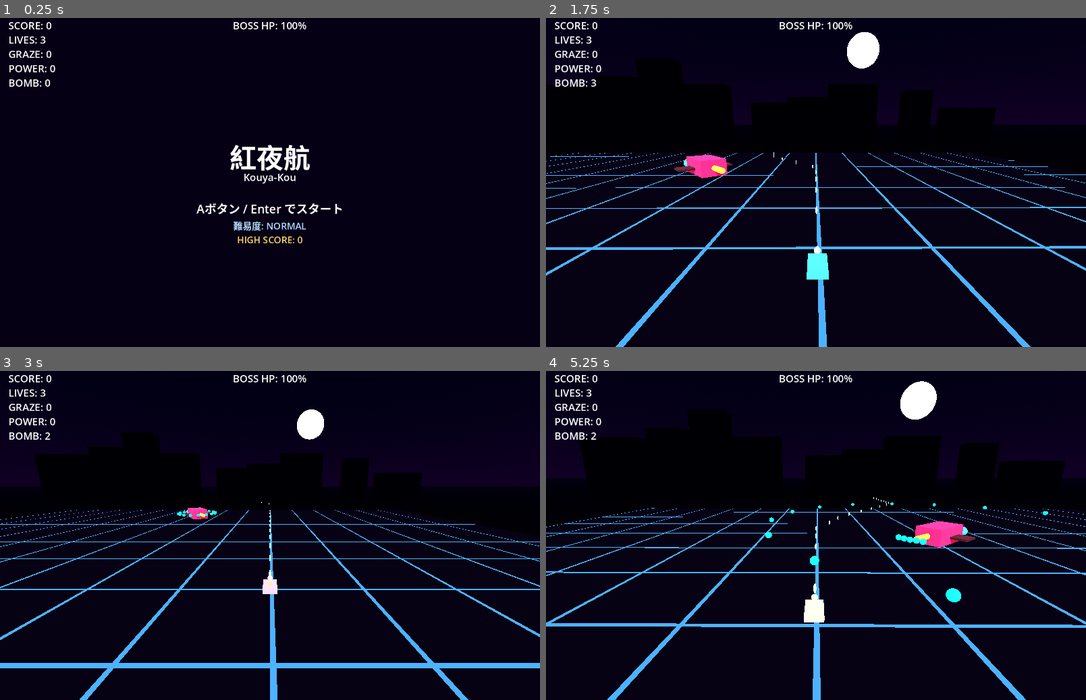
Above: before the commit, frames 1-4 (two rows, left to right).
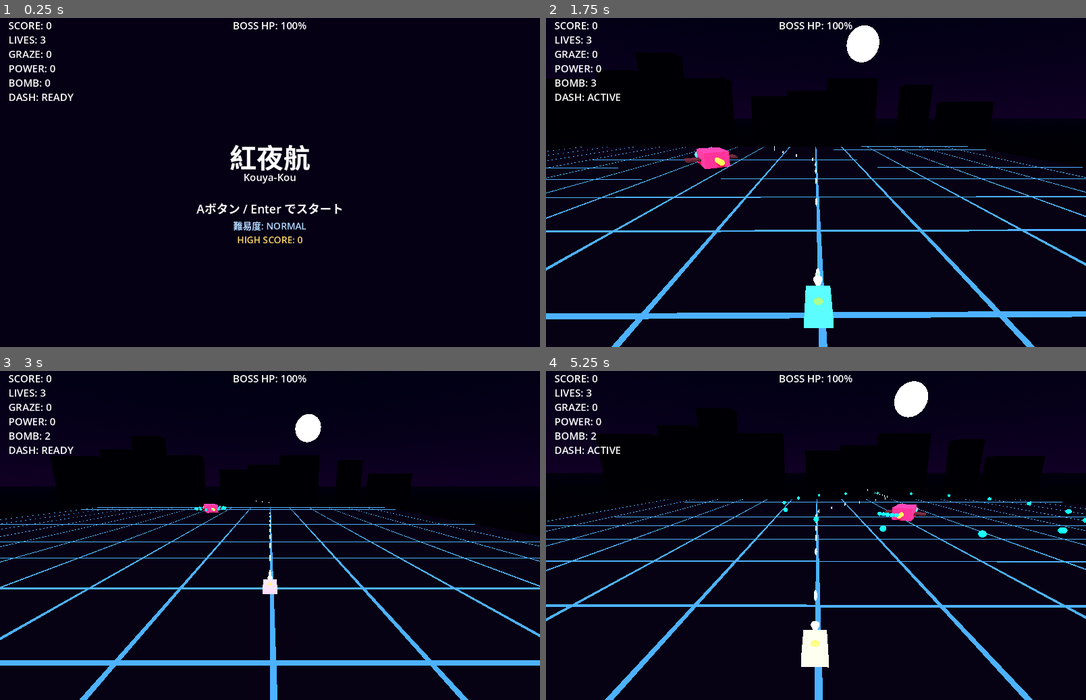
Above: after the commit, the same moments.

Repository: fillu87gyc/kyk
Game: Godot game, scene res://scenes/main.tscn
The game is run twice, just before and just after one commit, with the same random seed, the same clock (stepped at 60 frames per second) and the same inputs.
Inputs:
- Up to frame 1 (0.25 s): no input
- Up to frame 2 (1.75 s): tap Enter at 0.5 s; hold D (move_right) 0.53-1.28 s; hold Space (boost) 0.53-1.28 s; tap Shift (focus) at 0.8, 1.35 s; hold S (move_down) from 1.28 s (still down); tap Ctrl (dash, bound only after the commit) at 1.55 s
- Up to frame 3 (3 s): release S (move_down) at 2.03 s; hold D (move_right) 2.03-2.78 s; hold Space (boost) 2.03-2.78 s; tap Ctrl (dash, bound only after the commit) at 2.1 s; hold W (move_up) from 2.78 s (still down); tap X (bomb) at 2.85 s
- Up to frame 4 (5.25 s): tap Shift (focus) at 3.05, 4.35 s; release W (move_up) at 3.53 s; hold Space (boost) 3.53-4.28 s; hold A (move_left) 3.53-5.03 s; tap Ctrl (dash, bound only after the commit) at 3.8, 5.1 s; tap Space (boost) at 4.55 s; hold S (move_down) from 5.03 s (still down); hold Shift (focus) from 5.03 s (still down)

The runs differ from the first frame. In frame 1, 0.1% of the frame differs, in the area x 1-14%, y 22-26%; in frame 2, 9.9%; in frame 3, 4.2%; in frame 4, 11%, in the area x 0-100%, y 3-100%.

Commit message:
緊急ダッシュ回避（突進＋無敵＋クールダウン）を追加
DashController（純粋ロジック）で発動・無敵時間・クールダウンの状態遷移を管理し、
player.gd に dash 入力（Ctrl/ジョイパッド1）を結線。既存の無敵タイマーを再利用し、
HUDにダッシュ状態（READY/ACTIVE/COOLDOWN）を表示。CUJ-17として単体7本・E2E2本を追加し、
TESTING.md/README.mdの集計を更新。

Diff:
--- /dev/null
+++ b/core/dash_controller.gd
@@ -0,0 +1,38 @@
+class_name DashController
+
+# 仮値。Layer B（Steam Deck実機）での操作感確認を経て調整する前提の暫定パラメータ。
+const DASH_DURATION := 0.18 # 突進＋無敵が続く時間
+const DASH_SPEED := 22.0 # 突進速度（BOOST_SPEEDより速い瞬間移動寄りの速度）
+const DASH_COOLDOWN := 1.2 # 次のダッシュが撃てるまでの待機時間
+
+var _active := false
+var _timer := 0.0
+var _cooldown_timer := 0.0
+
+func can_dash() -> bool:
+	return not _active and _cooldown_timer <= 0.0
+
+# 発動できればタイマーをセットして true を返す。クールダウン中/発動中は false。
+func trigger() -> bool:
+	if not can_dash():
+		return false
+	_active = true
+	_timer = DASH_DURATION
+	_cooldown_timer = DASH_COOLDOWN
+	return true
+
+func update(delta: float) -> void:
+	if _active:
+		_timer -= delta
+		if _timer <= 0.0:
+			_active = false
+	if _cooldown_timer > 0.0:
+		_cooldown_timer -= delta
+
+func is_active() -> bool:
+	return _active
+
+func cooldown_ratio() -> float:
+	if DASH_COOLDOWN <= 0.0:
+		return 0.0
+	return clamp(_cooldown_timer / DASH_COOLDOWN, 0.0, 1.0)
--- a/project.godot
+++ b/project.godot
@@ -58,6 +58,10 @@
 "deadzone": 0.5,
 "events": [Object(InputEventKey,"resource_local_to_scene":false,"resource_name":"","device":-1,"window_id":0,"alt_press …(337 unchanged characters)…
 }
+dash={
+"deadzone": 0.5,
+"events": [Object(InputEventKey,"resource_local_to_scene":false,"resource_name":"","device":-1,"window_id":0,"alt_pressed":false,"shift_pressed":false,"ctrl_pressed":false,"meta_pressed":false,"pressed":false,"keycode":0,"physical_keycode":4194326,"key_label":0,"unicode":0,"echo":false,"script":null), Object(InputEventJoypadButton,"resource_local_to_scene":false,"resource_name":"","device":-1,"button_index":1,"pressure":0.0,"pressed":false,"script":null)]
+}
 
 [physics]
 
--- a/scenes/game.tscn
+++ b/scenes/game.tscn
@@ -128,6 +128,14 @@
 theme_override_font_sizes/font_size = 24
 text = "BOMB: 0"
 
+[node name="DashLabel" type="Label" parent="HUD"]
+offset_left = 20.0
+offset_top = 190.0
+offset_right = 300.0
+offset_bottom = 220.0
+theme_override_font_sizes/font_size = 24
+text = "DASH: READY"
+
 [node name="BossHpLabel" type="Label" parent="HUD"]
 anchors_preset = 8
 anchor_left = 0.5
--- a/scripts/game.gd
+++ b/scripts/game.gd
@@ -35,6 +35,7 @@
 @onready var _graze_label: Label = $HUD/GrazeLabel
 @onready var _power_label: Label = $HUD/PowerLabel
 @onready var _bombs_label: Label = $HUD/BombsLabel
+@onready var _dash_label: Label = $HUD/DashLabel
 @onready var _boss_hp_label: Label = $HUD/BossHpLabel
 @onready var _spell_label: Label = $HUD/SpellLabel
 
@@ -95,6 +96,7 @@
 		_presenter.global_position, _presenter.get_hit_radius(BOSS_HIT_RADIUS))
 	_presenter.tick(delta)
 	_update_camera(delta)
+	_update_dash_hud()
 
 func _try_use_bomb() -> void:
 	if _player.use_bomb():
@@ -167,3 +169,12 @@
 	_graze_label.text = "GRAZE: %d" % _player.graze
 	_power_label.text = "POWER: %d" % WeaponLogic.power_from_graze(_player.graze)
 	_bombs_label.text = "BOMB: %d" % _player.bombs
+	_update_dash_hud()
+
+func _update_dash_hud() -> void:
+	if _player.is_dashing():
+		_dash_label.text = "DASH: ACTIVE"
+	elif _player.can_dash():
+		_dash_label.text = "DASH: READY"
+	else:
+		_dash_label.text = "DASH: COOLDOWN"
--- a/scripts/player.gd
+++ b/scripts/player.gd
@@ -7,6 +7,8 @@
 var graze := 0
 var bombs := 0
 var is_boosting := false
+var _dash := DashController.new()
+var _dash_velocity := Vector3.ZERO
 var _invincible := false
 var _invincible_timer := 0.0
 var _debug_hitbox_visible := false
@@ -37,8 +39,16 @@
 	if focused != _was_focused:
 		_presenter.on_focus_changed(focused)
 		_was_focused = focused
-	var target_velocity := PlayerLogic.calc_velocity(raw, focused, delta, is_boosting)
-	velocity = PlayerLogic.apply_inertia(velocity, target_velocity, delta)
+
+	_dash.update(delta)
+	if Input.is_action_just_pressed("dash"):
+		trigger_dash(raw)
+
+	if _dash.is_active():
+		velocity = _dash_velocity
+	else:
+		var target_velocity := PlayerLogic.calc_velocity(raw, focused, delta, is_boosting)
+		velocity = PlayerLogic.apply_inertia(velocity, target_velocity, delta)
 	move_and_slide()
 	position = PlayerLogic.clamp_position(position)
 	_presenter.tick(delta)
@@ -59,6 +69,23 @@
 	_presenter.on_graze()
 	emit_signal("graze_triggered")
 
+func trigger_dash(direction: Vector2 = Vector2.ZERO) -> bool:
+	if not _dash.trigger():
+		return false
+	_dash_velocity = Vector3.ZERO
+	if direction.length() > 0.0:
+		_dash_velocity = Vector3(direction.x, 0.0, direction.y).normalized() * DashController.DASH_SPEED
+	_invincible = true
+	_invincible_timer = max(_invincible_timer, DashController.DASH_DURATION)
+	_update_hitbox_visual()
+	return true
+
+func is_dashing() -> bool:
+	return _dash.is_active()
+
+func can_dash() -> bool:
+	return _dash.can_dash()
+
 func use_bomb() -> bool:
 	if bombs <= 0:
 		return false
--- a/tests/e2e/test_e2e_game_loop.gd
+++ b/tests/e2e/test_e2e_game_loop.gd
@@ -25,6 +25,8 @@
 #   E2E-22 グレイズでパワー表示が増える            … CUJ-12
 #   E2E-25 ボムで周囲の弾が消え残機は減らない       … CUJ-16
 #   E2E-26 被弾・グレイズ・ボス撃破でパーティクルが発生する … CUJ-15
+#   E2E-27 緊急ダッシュで無敵になり連続発動できない        … CUJ-17
+#   E2E-28 ダッシュ表示がHUDに反映される                  … CUJ-17
 #
 # ノードは独自スクリプトのメンバーへ動的アクセスするため、型注釈を付けず Variant で扱う。
 extends GutTest
@@ -275,3 +277,31 @@
 
 	_game._boss_state.take_damage(BossStateMachine.MAX_HP)
 	assert_true(_game._defeat_particles.emitting, "ボス撃破で撃破パーティクルが発生する")
+
+# E2E-27 ---------------------------------------------------------------
+func test_dash_grants_invincibility_and_blocks_immediate_retrigger() -> void:
+	_game.start(777)
+	var p = _player()
+	assert_false(p.is_dashing(), "開始直後はダッシュ中ではない")
+	var triggered: bool = p.trigger_dash(Vector2(1, 0))
+	assert_true(triggered, "通常状態からはダッシュが発動できる")
+	assert_true(p.is_dashing(), "発動直後はダッシュ中になる")
+	var hit_before: int = p.lives
+	p.take_hit() # ダッシュの無敵中なので無視されるはず
+	assert_eq(p.lives, hit_before, "ダッシュ中の無敵で被弾が無効になる")
+	var retriggered: bool = p.trigger_dash(Vector2(1, 0))
+	assert_false(retriggered, "発動中・クールダウン中の再発動は失敗する")
+
+# E2E-28 ---------------------------------------------------------------
+func test_dash_label_reflects_dash_state() -> void:
+	_game.start(777)
+	var p = _player()
+	var dash_label = _game.get_node("HUD/DashLabel")
+	_game._update_dash_hud()
+	assert_eq(dash_label.text, "DASH: READY", "開始直後はダッシュ可能表示")
+	p.trigger_dash(Vector2(1, 0))
+	_game._update_dash_hud()
+	assert_eq(dash_label.text, "DASH: ACTIVE", "発動中はACTIVE表示")
+	p._physics_process(DashController.DASH_DURATION + 0.01) # 発動終了、クールダウン中
+	_game._update_dash_hud()
+	assert_eq(dash_label.text, "DASH: COOLDOWN", "発動終了直後はCOOLDOWN表示")
--- a/tests/e2e/test_e2e_main_flow.gd
+++ b/tests/e2e/test_e2e_main_flow.gd
@@ -8,7 +8,7 @@
 #   E2E-11  ゲームオーバーでタイトルへ復帰   … CUJ-7
 #   E2E-23  ステージクリアでタイトルへ復帰   … CUJ-11
 #   E2E-24  難易度選択がゲーム開始に反映される … CUJ-13
-#   E2E-27  新記録をハイスコアとして保存する     … CUJ-14
+#   E2E-29  新記録をハイスコアとして保存する     … CUJ-14
 #
 # ノードは独自スクリプトのメンバーへ動的アクセスするため、型注釈を付けず Variant で扱う。
 extends GutTest
@@ -78,7 +78,7 @@
 	assert_eq(player.lives, Difficulty.get_preset(Difficulty.Level.HARD).lives,
 		"選択した難易度の残機がゲーム開始に反映される")
 
-# E2E-27 ---------------------------------------------------------------
+# E2E-29 ---------------------------------------------------------------
 func test_new_high_score_is_saved_and_shown_on_title() -> void:
 	assert_eq(_main._high_score, 0, "保存ファイルが無い起動直後はハイスコア0")
 	_main._start_game()
--- /dev/null
+++ b/tests/test_dash_controller.gd
@@ -0,0 +1,46 @@
+# 単体テスト: DashController（緊急ダッシュ回避の純粋ロジック）
+#
+# カバーする CUJ:
+#   CUJ-17 緊急ダッシュ回避
+extends GutTest
+
+var _d: DashController
+
+func before_each() -> void:
+	_d = DashController.new()
+
+func test_initial_state_can_dash() -> void:
+	assert_true(_d.can_dash(), "開始直後はダッシュ可能")
+	assert_false(_d.is_active(), "開始直後は発動していない")
+
+func test_trigger_activates_dash() -> void:
+	var triggered := _d.trigger()
+	assert_true(triggered, "発動できる状態ならtrueを返す")
+	assert_true(_d.is_active(), "発動後はactiveになる")
+
+func test_trigger_fails_while_already_active() -> void:
+	_d.trigger()
+	var second := _d.trigger()
+	assert_false(second, "発動中の再トリガーは失敗する")
+
+func test_trigger_fails_during_cooldown() -> void:
+	_d.trigger()
+	_d.update(DashController.DASH_DURATION + 0.01) # 発動終了、クールダウン中
+	assert_false(_d.can_dash(), "クールダウン中はダッシュ不可")
+	assert_false(_d.trigger(), "クールダウン中の発動は失敗する")
+
+func test_update_ends_dash_after_duration() -> void:
+	_d.trigger()
+	_d.update(DashController.DASH_DURATION + 0.001)
+	assert_false(_d.is_active(), "持続時間を過ぎると非アクティブになる")
+
+func test_can_dash_again_after_cooldown_elapses() -> void:
+	_d.trigger()
+	_d.update(DashController.DASH_DURATION + DashController.DASH_COOLDOWN + 0.01)
+	assert_true(_d.can_dash(), "クールダウンが経過すれば再発動できる")
+
+func test_cooldown_ratio_starts_at_one_and_reaches_zero() -> void:
+	_d.trigger()
+	assert_almost_eq(_d.cooldown_ratio(), 1.0, 0.0001, "発動直後はクールダウン比率1.0")
+	_d.update(DashController.DASH_COOLDOWN)
+	assert_almost_eq(_d.cooldown_ratio(), 0.0, 0.0001, "クールダウン経過後は比率0.0")
Not shown, changed: README.md
Not shown, changed: TESTING.md
